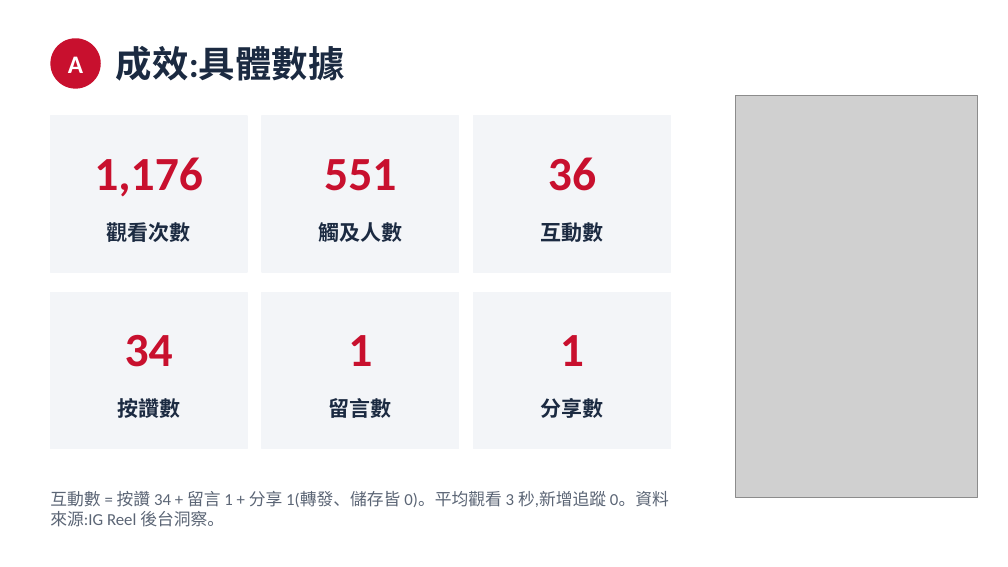
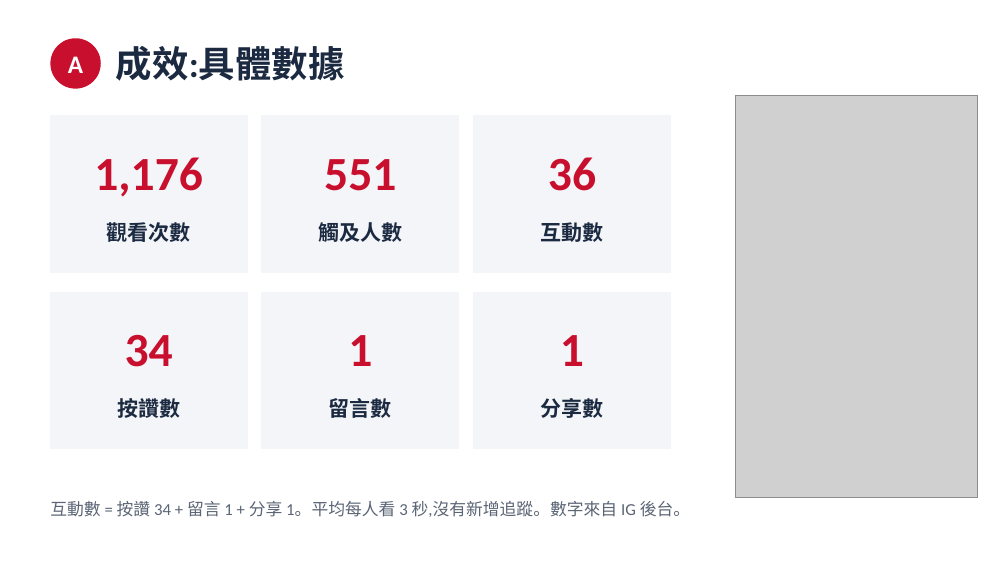
Before and after one commit to tobychien/project-hub, a slide deck: slide 5 of deliverables/CMC_10月_AB任務簡報.pptx. Drawn at 1008x567 pixels with LibreOffice and Linux fonts; fonts in the diff are those of the drawing; grey boxes stand for pictures. Boxes give left, top, right and bottom in pixels: in the first picture for what was removed or moved away, otherwise in the second. Text is boxed around its words. In the diff, an @@ line names an element or a change of style, - is before the commit and + after.

```diff
--- a/deliverables/CMC_10月_AB任務簡報.pptx
+++ b/deliverables/CMC_10月_AB任務簡報.pptx
@@ text at <box>50,501,690,517</box>: text changed @@
-互動數 = 按讚 34 + 留言 1 + 分享 1(轉發、儲存皆 0)。平均觀看 3 秒,新增追蹤 0。資料來源:IG Reel 後台洞察。
+互動數 = 按讚 34 + 留言 1 + 分享 1。平均每人看 3 秒,沒有新增追蹤。數字來自 IG 後台。
```
Also in this commit, not shown: 6 other slides changed, 1 other file.
